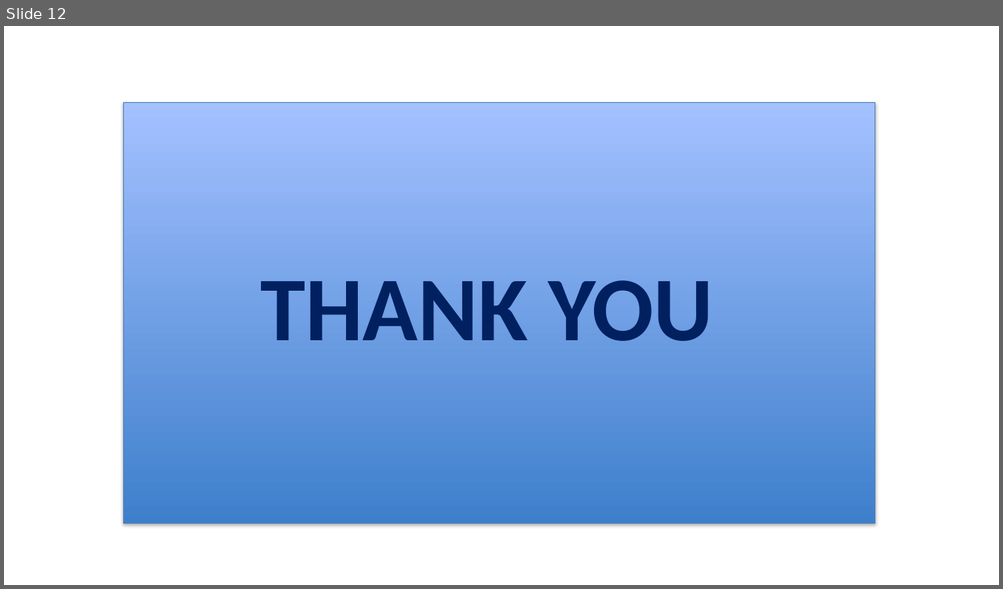
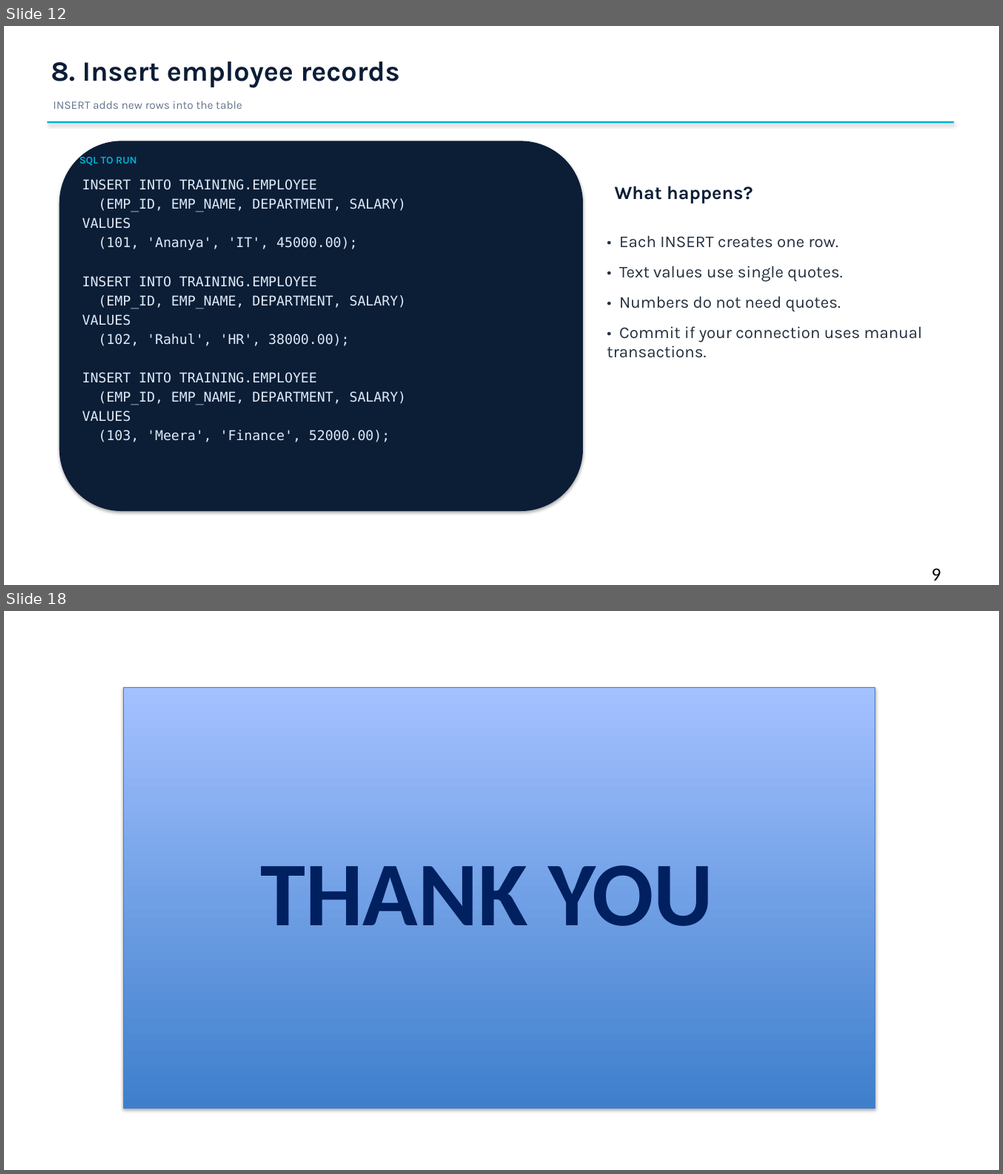
Before and after one commit to prakruthisb08-max/SAP-HANA2, a slide deck: SAP_HANA_15_Slides_With_Agenda.pptx. Shown one above the other, each under a label of ours: slide 12 before the commit, slides 12 and 18 after it; the slides between them are not shown. The pictures are 1003x589 and 1003x1174 pixels, drawn with LibreOffice and Linux fonts; fonts in the diff are those of the drawing. Boxes give left, top, right and bottom in pixels: in the first picture for what was removed or moved away, otherwise in the second. Text is boxed around its words. In the diff, an @@ line names an element or a change of style, - is before the commit and + after.

```diff
--- a/SAP_HANA_15_Slides_With_Agenda.pptx
+++ b/SAP_HANA_15_Slides_With_Agenda.pptx
@@ slide 12 added at [4, 26, 999, 585], background #FFFFFF @@
@@ rectangle added at [4, 26, 999, 585], fill #FFFFFF @@
@@ text added at [51, 62, 400, 87], 27 pt, text #0C1D36, bold @@
+8. Insert employee records
@@ text added at [53, 101, 242, 109], 11 pt, text #64748B @@
+INSERT adds new rows into the table
@@ rectangle added at [47, 121, 954, 124], fill #00B0D2 @@
@@ rounded rectangle added at [60, 141, 582, 511], fill #0C1D36, outline #0C1D36 1.2 pt @@
@@ text added at [79, 154, 137, 166], 10 pt, text #00B0D2, bold @@
+SQL TO RUN
@@ text added at [82, 179, 407, 443], 13 pt, text #DEEBF7 @@
+INSERT INTO TRAINING.EMPLOYEE
+(EMP_ID, EMP_NAME, DEPARTMENT, SALARY)
+VALUES
+(101, 'Ananya', 'IT', 45000.00);
+INSERT INTO TRAINING.EMPLOYEE
+(EMP_ID, EMP_NAME, DEPARTMENT, SALARY)
+VALUES
+(102, 'Rahul', 'HR', 38000.00);
+INSERT INTO TRAINING.EMPLOYEE
+(EMP_ID, EMP_NAME, DEPARTMENT, SALARY)
+VALUES
+(103, 'Meera', 'Finance', 52000.00);
@@ text added at [614, 186, 752, 204], 18 pt, text #0C1D36, bold @@
+What happens?
@@ text added at [606, 235, 922, 358], 16 pt, text #232F3E @@
+• Each INSERT creates one row.
+• Text values use single quotes.
+• Numbers do not need quotes.
+• Commit if your connection uses manual transactions.
@@ text added at [931, 568, 941, 581], 18 pt, text #000000 @@
+9
@@ what was slide 12 is now slide 18 @@
```
Also in this commit, not shown: 1 slide changed, 5 other slides added.
